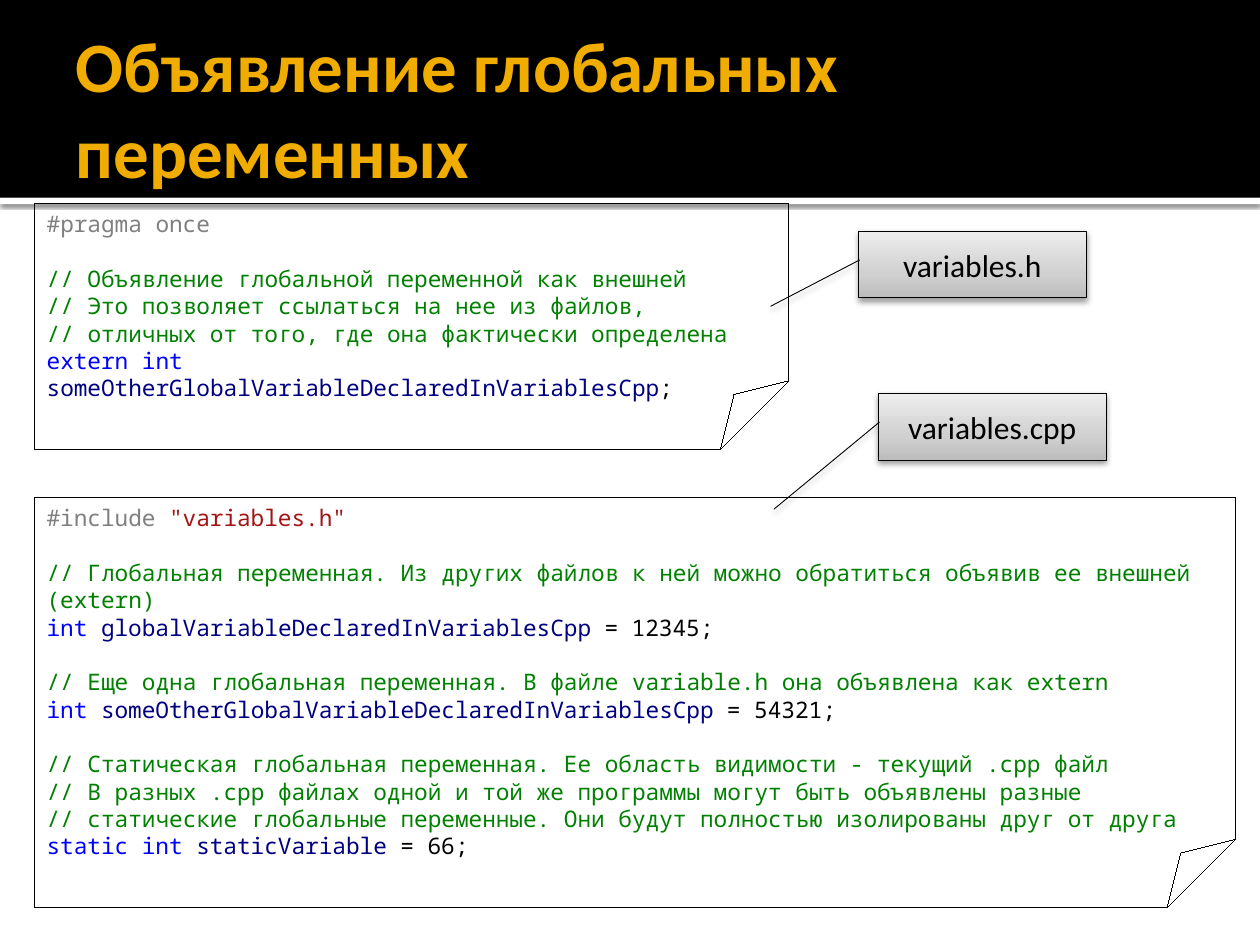
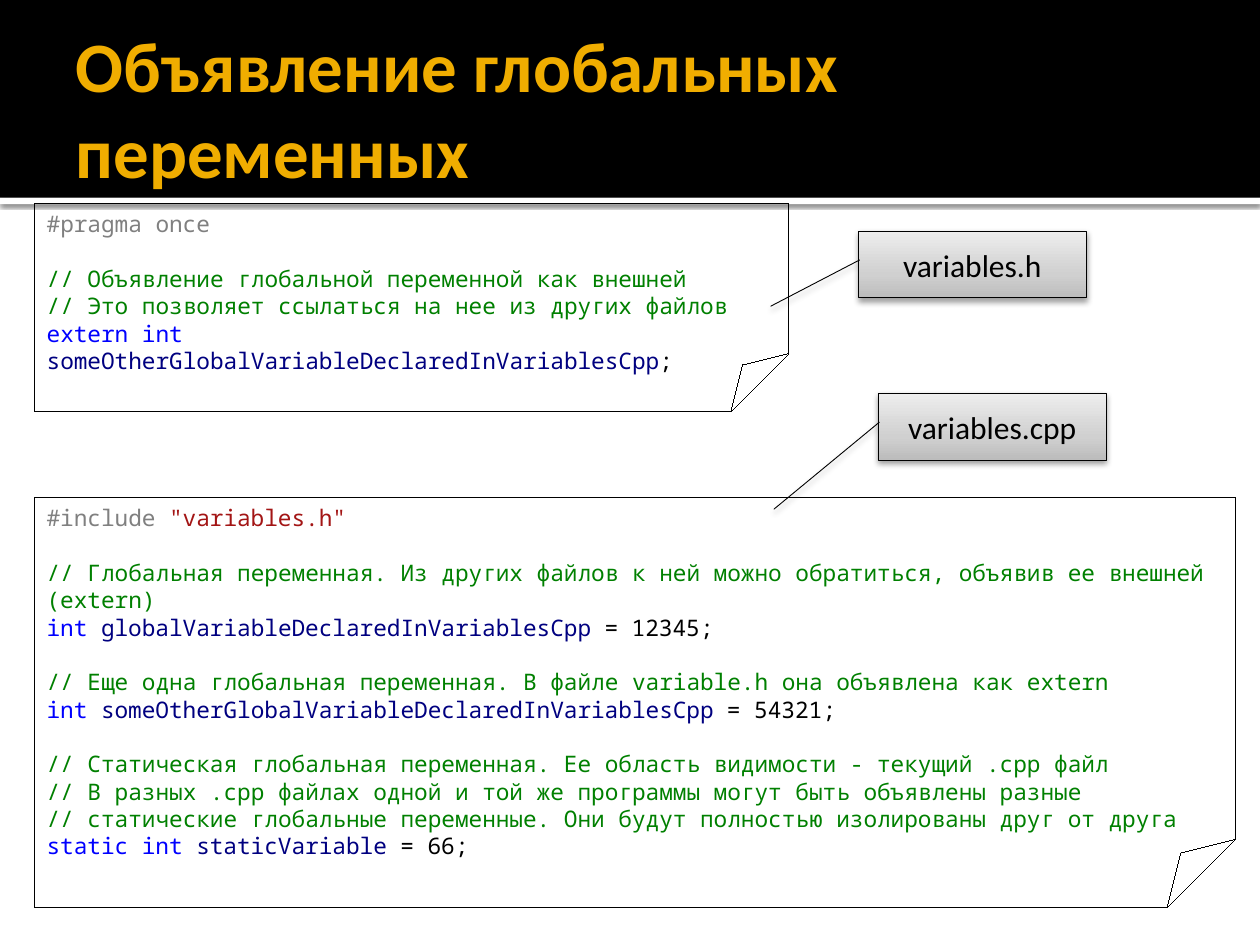
Before and after one commit to alexey-malov/oop, a slide deck: slide 20 of lectures/01/Синтаксис C++.pptx (slide 21 before the commit). Drawn at 1260x945 pixels with LibreOffice and Linux fonts; fonts in the diff are those of the drawing. Boxes give left, top, right and bottom in pixels: in the first picture for what was removed or moved away, otherwise in the second. Text is boxed around its words. In the diff, an @@ line names an element or a change of style, - is before the commit and + after.

```diff
--- a/lectures/01/Синтаксис C++.pptx
+++ b/lectures/01/Синтаксис C++.pptx
@@ folded corner "#pragma once": place and size @@
-folded corner "#pragma once" at [34, 204, 789, 450]
+folded corner "#pragma once" at [34, 204, 789, 412]
@@ text in folded corner at [87, 296, 728, 320]: text changed @@
-// Это позволяет ссылаться на нее из файлов,
-// отличных от того, где она фактически определена
+// Это позволяет ссылаться на нее из других файлов
@@ text in folded corner at [47, 563, 1204, 612]: text changed @@
-// Глобальная переменная. Из других файлов к ней можно обратиться объявив ее внешней (extern)
+// Глобальная переменная. Из других файлов к ней можно обратиться, объявив ее внешней (extern)
```
Also in this commit, not shown: 38 other slides changed, 2 slides added, 2 slides removed.
